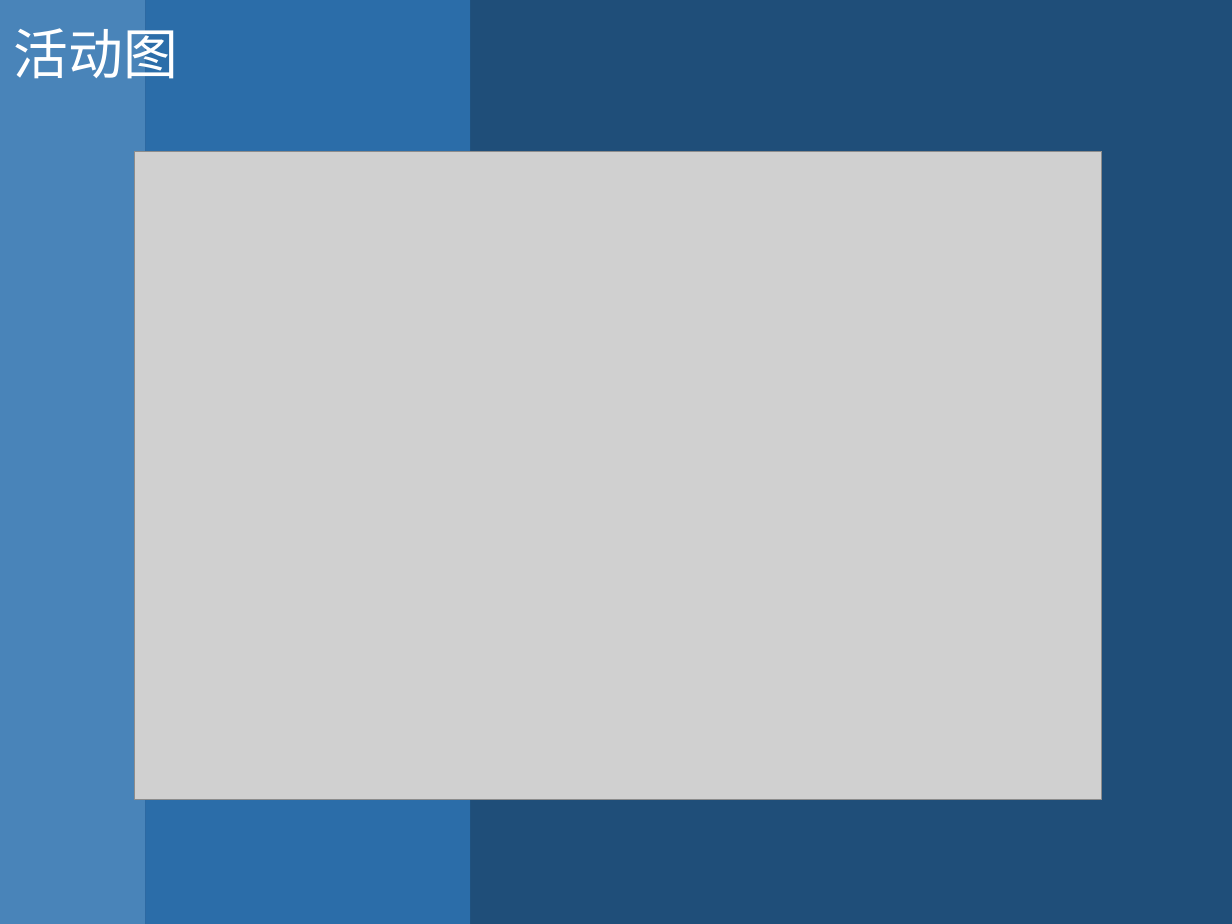
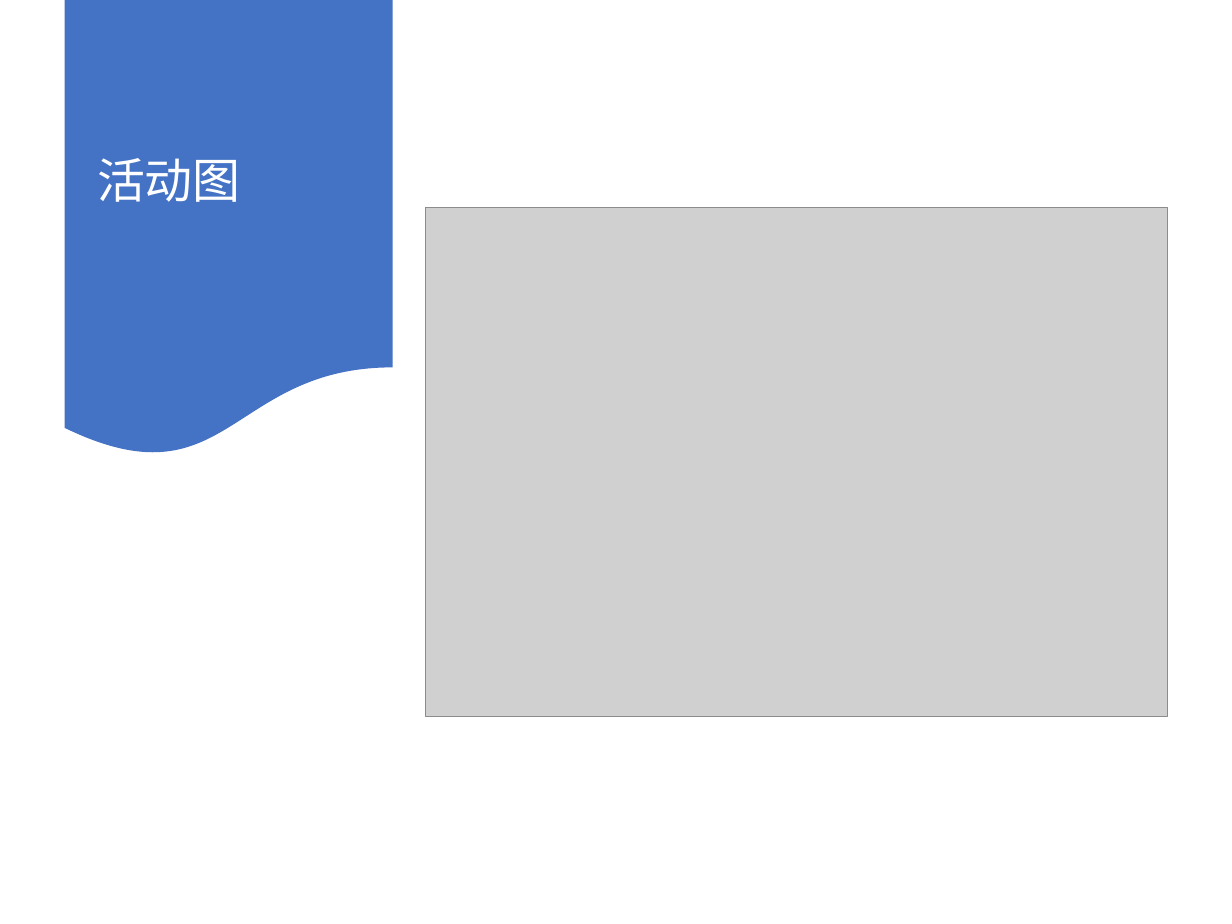
Before and after one commit to PatrickZad/AISRED, a slide deck: slide 19 of TEAM演示.pptx. Drawn at 1232x924 pixels with LibreOffice and Linux fonts; fonts in the diff are those of the drawing; grey boxes stand for pictures. Boxes give left, top, right and bottom in pixels: in the first picture for what was removed or moved away, otherwise in the second. Text is boxed around its words. In the diff, an @@ line names an element or a change of style, - is before the commit and + after.

```diff
--- a/TEAM演示.pptx
+++ b/TEAM演示.pptx
@@ background #1F4E79 to #FFFFFF @@
@@ rectangle removed at (0, 0, 145, 924) @@
@@ flow chart document added at (64, 0, 392, 458), fill #4472C4 @@
@@ text "活动图": place and size @@
-text "活动图" at (14, 28, 178, 79)
+text "活动图" at (97, 158, 241, 202)
@@ text "活动图" at (97, 158, 241, 202): size 32 to 28 pt; line spacing 1 to 0.9; more space between paragraphs; vertical alignment top to middle @@
@@ rectangle removed at (145, 0, 471, 924) @@
@@ picture: place and size @@
-picture at (134, 152, 1101, 800)
+picture at (425, 208, 1168, 717)
```
Also in this commit, not shown: 8 other slides changed, 2 slides added, 2 slides removed.
